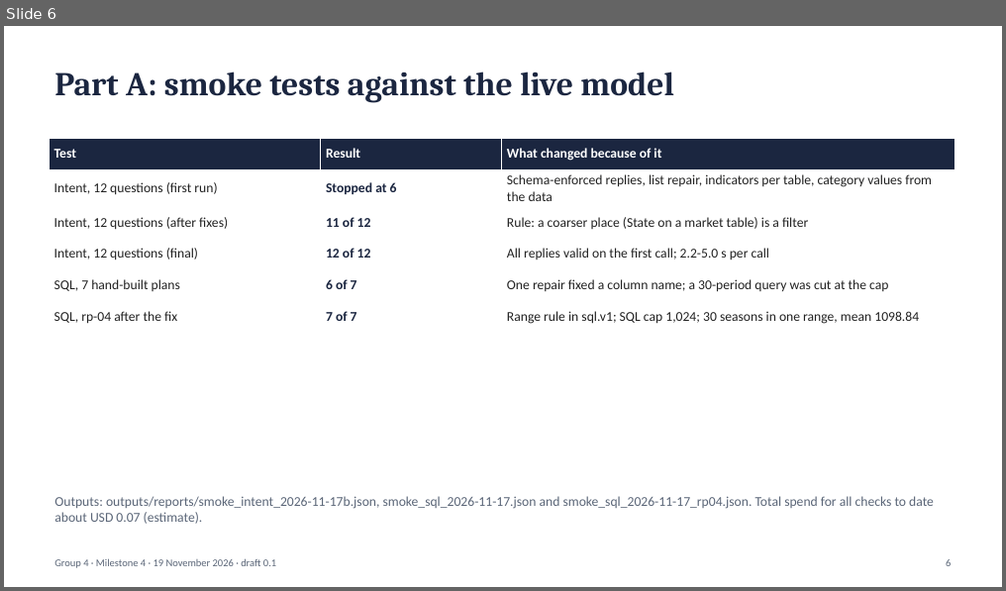
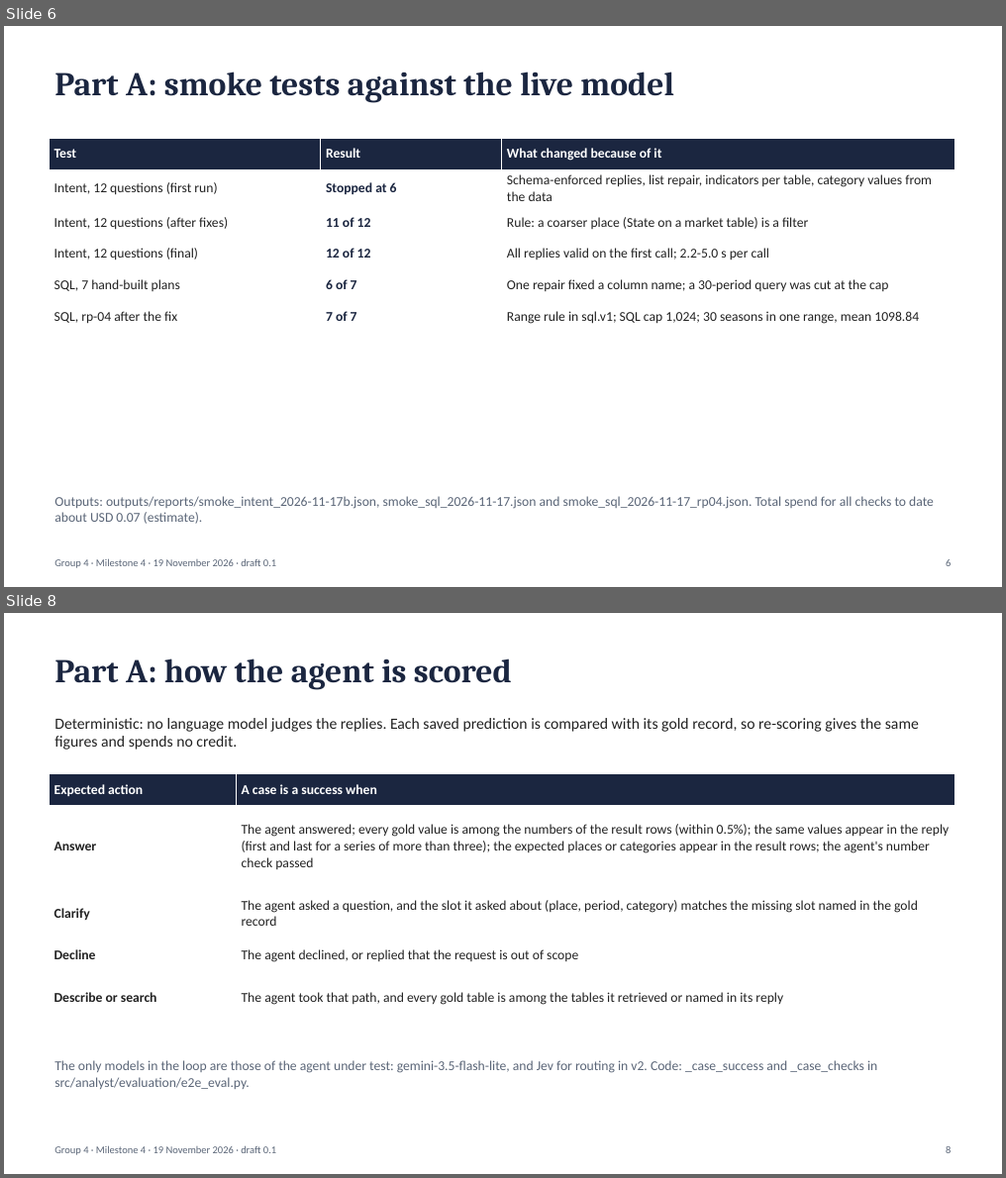
Before and after one commit to sathyaIITM/Group-4-DS-and-AI-Lab-Project, a slide deck: docs/milestones/Milestone4_TA_Presentation.pptx. Shown one above the other, each under a label of ours: slide 6 before the commit, slides 6 and 8 after it; the slides between them are not shown. The pictures are 1006x591 and 1006x1178 pixels, drawn with LibreOffice and Linux fonts; fonts in the diff are those of the drawing. Boxes give left, top, right and bottom in pixels: in the first picture for what was removed or moved away, otherwise in the second. Text is boxed around its words. In the diff, an @@ line names an element or a change of style, - is before the commit and + after.

Commit message:
DOCS: M4 report 0.6 and deck: scoring rules, end-to-end results slide, A4 and A5 aligned with A6

```diff
--- a/docs/milestones/Milestone4_TA_Presentation.pptx
+++ b/docs/milestones/Milestone4_TA_Presentation.pptx
@@ slide 8 added at (4,613,1002,1174), background #FFFFFF @@
@@ text added at (54,659,512,690), 32 pt, text #1B2640, bold @@
+Part A: how the agent is scored
@@ text added at (54,718,919,750), 15 pt, text #222222 @@
+Deterministic: no language model judges the replies. Each saved prediction is compared with its gold record, so re-scoring gives the same figures and spends no credit.
@@ table added at (49,774,954,1024), 5 rows, 2 columns @@
+Expected action | A case is a success when
+Answer | The agent answered; every gold value is among the numbers of the result rows (within 0.5%); the same values appear in the reply (first and last for a series of more than three); the expected places or categories appear in the result rows; the agent's number check passed
+Clarify | The agent asked a question, and the slot it asked about (place, period, category) matches the missing slot named in the gold record
+Decline | The agent declined, or replied that the request is out of scope
+Describe or search | The agent took that path, and every gold table is among the tables it retrieved or named in its reply
@@ text added at (54,1060,877,1089), 13 pt, text #5B6678 @@
+The only models in the loop are those of the agent under test: gemini-3.5-flash-lite, and Jev for routing in v2. Code: _case_success and _case_checks in src/analyst/evaluation/e2e_eval.py.
@@ text added at (54,1146,276,1156), 10 pt, text #5B6678 @@
+Group 4 · Milestone 4 · 19 November 2026 · draft 0.1
@@ text added at (945,1147,950,1154), 10 pt, text #5B6678 @@
+8
```
Also in this commit, not shown: 7 slides changed, 1 other slide added, 1 other file.
